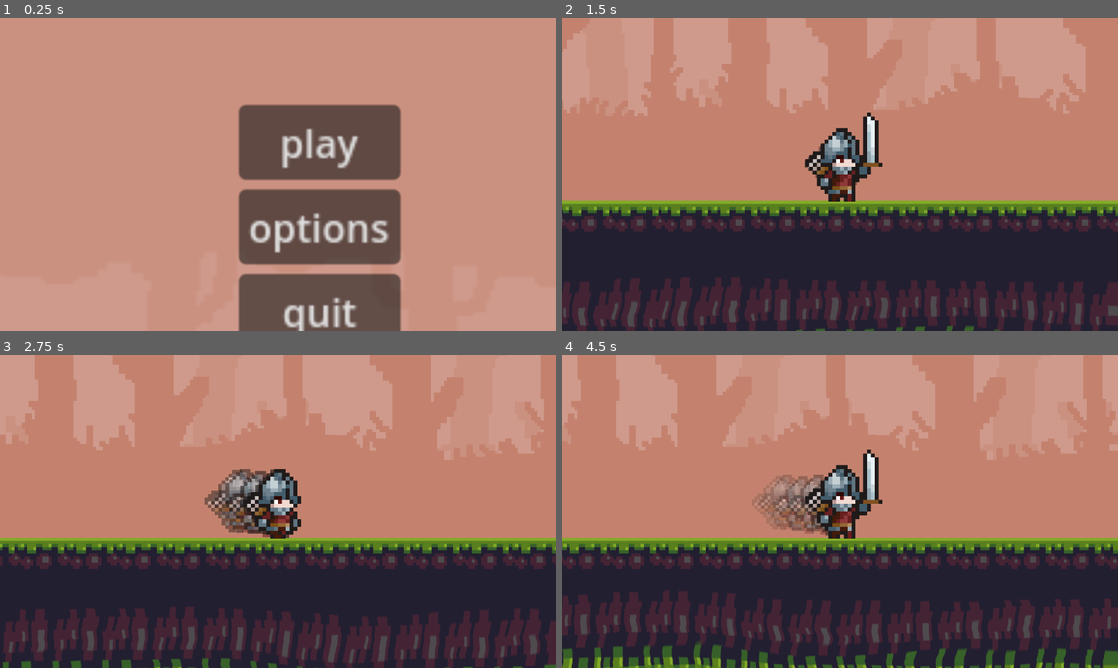
Above: before the commit, frames 1-4 (two rows, left to right).
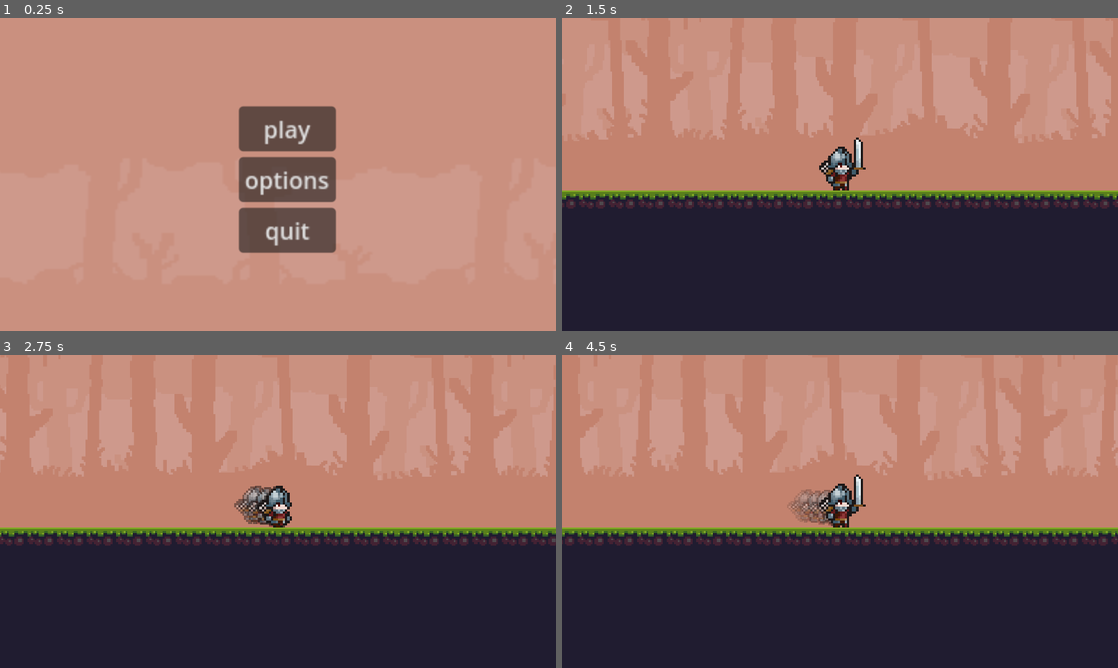
Above: after the commit, the same moments.

Repository: hyhy111/2dplatformer
Game: Godot game, scene res://Scenes/menu.tscn
Same seed, same stepped clock (60 frames per second), same inputs: the game is played once before the commit and once after it. The project has no main scene, so this scene is started directly.
Inputs:
- Up to frame 1 (0.25 s): no input
- Up to frame 2 (1.5 s): click "play" at 0.5 s; hold Right (ui_right) from 1.28 s (still down); hold J (attack) from 1.28 s (still down)
- Up to frame 3 (2.75 s): keep holding Right (ui_right); tap K (jump) at 1.52, 2.27 s; release J (attack) at 2.03 s; tap J (attack) at 2.1 s
- Up to frame 4 (4.5 s): release Right (ui_right) at 2.78 s; hold Left (ui_left) 2.78-3.53 s; hold J (attack) 2.78-3.53 s; hold Right (ui_right) from 3.53 s (still down); tap J (attack) at 3.6 s; tap K (jump) at 3.77 s; hold J (attack) from 4.28 s (still down)

The runs differ from the first frame. In frame 1, 15% of the frame differs, in the area x 42-73%, y 27-100%; in frame 2, 30%; in frame 3, 33%; in frame 4, 35%, in the area x 0-100%, y 0-100%.

Commit message:
角色增加了攻击时的泛光特效

Diff:
--- a/Scenes/character.tscn
+++ b/Scenes/character.tscn
@@ -1,7 +1,7 @@
 [gd_scene load_steps=69 format=3 uid="uid://7ew083rm0chl"]
 
 [ext_resource type="Script" uid="uid://cm8liqxjo3w5t" path="res://Scripts/character.gd" id="1_pu2lt"]
-[ext_resource type="Shader" uid="uid://d1aabynni0mi2" path="res://Shaders/dissolve_shader.gdshader" id="2_vgqql"]
+[ext_resource type="Shader" uid="uid://d1aabynni0mi2" path="res://Shaders/character_shader.gdshader" id="2_vgqql"]
 [ext_resource type="Texture2D" uid="uid://cwwkoikf6w422" path="res://Assets/player/Soldier.png" id="3_fkybt"]
 [ext_resource type="Script" uid="uid://bhwyf1goyq8s3" path="res://Scripts/state_machine.gd" id="4_tx1dd"]
 [ext_resource type="Script" uid="uid://cjljpcwpfvak8" path="res://Scripts/States/idle_state.gd" id="5_tx1dd"]
@@ -30,6 +30,10 @@
 shader_parameter/noise_texture = SubResource("NoiseTexture2D_344ge")
 shader_parameter/edge_color = Color(0.773057, 0, 0.118761, 1)
 shader_parameter/edge_width = 0.1
+shader_parameter/magic_color = Color(1, 0, 1, 1)
+shader_parameter/replace_color = Color(2.83971e-06, 0.47537, 0.486967, 1)
+shader_parameter/glow_intensity = 25.0
+shader_parameter/tolerance = 0.01
 
 [sub_resource type="AtlasTexture" id="AtlasTexture_h4iuc"]
 atlas = ExtResource("3_fkybt")
@@ -465,8 +469,9 @@
 [node name="AnimatedSprite2D" type="AnimatedSprite2D" parent="."]
 material = SubResource("ShaderMaterial_6bp64")
 sprite_frames = SubResource("SpriteFrames_b3802")
-animation = &"fall"
+animation = &"attack1"
 autoplay = "idle"
+frame = 3
 
 [node name="Camera2D" type="Camera2D" parent="."]
 zoom = Vector2(1.6, 1.6)
--- a/Scenes/main.tscn
+++ b/Scenes/main.tscn
@@ -1,10 +1,14 @@
-[gd_scene load_steps=12 format=4 uid="uid://dhx4w8ei1ulc7"]
+[gd_scene load_steps=13 format=4 uid="uid://dhx4w8ei1ulc7"]
 
 [ext_resource type="Texture2D" uid="uid://l2me87wnct4j" path="res://Assets/scene/background.png" id="1_bo1nx"]
 [ext_resource type="Texture2D" uid="uid://1sdmiu5gikox" path="res://Assets/scene/tileset_64x64(new).png" id="2_8gbba"]
 [ext_resource type="PackedScene" uid="uid://7ew083rm0chl" path="res://Scenes/character.tscn" id="5_21xkr"]
 [ext_resource type="Shader" uid="uid://d3kec07mdnlgi" path="res://Shaders/water_shader.gdshader" id="5_kry3j"]
 [ext_resource type="Script" uid="uid://bhnxcc4v0bxf3" path="res://Scripts/water.gd" id="6_21xkr"]
+
+[sub_resource type="Environment" id="Environment_kry3j"]
+background_mode = 3
+glow_enabled = true
 
 [sub_resource type="TileSetAtlasSource" id="TileSetAtlasSource_jjvhh"]
 texture = ExtResource("2_8gbba")
@@ -113,16 +117,19 @@
 
 [sub_resource type="ShaderMaterial" id="ShaderMaterial_21xkr"]
 shader = ExtResource("5_kry3j")
-shader_parameter/CAST_COLOR = Color(0, 0, 0, 1)
+shader_parameter/CAST_COLOR = Color(0, 0, 0, 0)
 shader_parameter/fast_noise = SubResource("NoiseTexture2D_6bp64")
 shader_parameter/speed = Vector2(0.03, 0.07)
 shader_parameter/wave_strength = 2.0
 shader_parameter/scale_y = 650.0
-shader_parameter/y_zoom = 1.12697
+shader_parameter/y_zoom = 1.65
 
 [sub_resource type="CanvasTexture" id="CanvasTexture_6bp64"]
 
 [node name="Main" type="Node2D"]
+
+[node name="WorldEnvironment" type="WorldEnvironment" parent="."]
+environment = SubResource("Environment_kry3j")
 
 [node name="Background" type="Node2D" parent="."]
 z_index = -2
--- /dev/null
+++ b/Shaders/character_shader.gdshader
@@ -0,0 +1,46 @@
+shader_type canvas_item;
+
+// --- 原有溶解参数 ---
+uniform float progress : hint_range(0.0, 1.1, 0.01) = 0.0;
+uniform sampler2D noise_texture;
+uniform vec4 edge_color : source_color = vec4(1.0, 0.5, 0.0, 1.0);
+uniform float edge_width : hint_range(0.0, 0.1) = 0.05;
+
+// 这里默认设为洋红色 (R:1, G:0, B:1)，你可以用吸管吸你图里的特殊色
+uniform vec4 magic_color : source_color = vec4(1.0, 0.0, 1.0, 1.0);
+// 替换后的颜色（你想让它最后显示成什么颜色？比如白色）
+uniform vec4 replace_color : source_color = vec4(1.0, 1.0, 1.0, 1.0);
+// 发光强度
+uniform float glow_intensity = 4.0;
+// 容差（防止压缩导致的颜色不纯，稍微给点容错）
+uniform float tolerance : hint_range(0.0, 0.1) = 0.01;
+
+void fragment() {
+    vec4 current_color = texture(TEXTURE, UV);
+    float noise_value = texture(noise_texture, UV).r;
+
+    // 1. 溶解逻辑
+    if (noise_value < progress - edge_width) {
+        discard;
+    }
+    else if (noise_value < progress) {
+        COLOR = edge_color;
+    }
+    // 2. magic_color 替换逻辑
+    else {
+        // 计算当前像素颜色和 magic_color 的距离
+        float dist = distance(current_color.rgb, magic_color.rgb);
+
+        // 如果是magic_color
+        if (dist <= tolerance && current_color.a > 0.01) {
+            // 把它替换成目标颜色，并乘上强度让它发光
+            COLOR.rgb = replace_color.rgb * glow_intensity;
+            COLOR.a = current_color.a; // 保持原有透明度
+        } else {
+            // 不是 magic_color，保持原样
+            COLOR = current_color;
+        }
+    }
+
+    COLOR.a *= current_color.a;
+}
--- a/Shaders/dissolve_shader.gdshader
+++ /dev/null
@@ -1,28 +0,0 @@
-shader_type canvas_item;
-
-uniform float progress : hint_range(0.0, 1.1, 0.01) = 0.0; // 范围扩大到1.1，确保完全消失
-uniform sampler2D noise_texture;
-
-uniform vec4 edge_color : source_color = vec4(1.0, 0.5, 0.0, 1.0); // 默认为橙色
-uniform float edge_width : hint_range(0.0, 0.1) = 0.05;
-
-void fragment() {
-    vec4 current_color = texture(TEXTURE, UV);
-    float noise_value = texture(noise_texture, UV).r;
-
-    // 如果噪声值小于进度减去边缘宽度，则完全消失
-    if (noise_value < progress - edge_width) {
-        discard;
-    }
-    // 如果噪声值在边缘范围内，则显示边缘颜色
-    else if (noise_value < progress) {
-        COLOR = edge_color;
-    }
-    // 否则，正常显示原始颜色
-    else {
-        COLOR = current_color;
-    }
-
-    // 确保精灵本身透明的部分不受影响
-    COLOR.a *= current_color.a;
-}
--- a/Shaders/water_shader.gdshader
+++ b/Shaders/water_shader.gdshader
@@ -1,52 +1,45 @@
-
 shader_type canvas_item;
 
-//在检查器中添加颜色选择器
 uniform vec4 CAST_COLOR : source_color;
-
-//获取底层屏幕纹理
-uniform sampler2D SCREEN_TEXTURE : hint_screen_texture;
-
-//在检查器中添加噪声资源（用于快速噪声）
+uniform sampler2D SCREEN_TEXTURE : hint_screen_texture, filter_nearest; // 必须保留 filter_nearest
 uniform sampler2D fast_noise : repeat_enable;
-
-//波浪移动的速度
 uniform vec2 speed = vec2(0.03, 0.07);
-
-//波浪的强度
 uniform float wave_strength = 2;
-
-//当编辑器更改时的缩放和缩放参数（从脚本设置）
 uniform float scale_y;
 uniform float y_zoom;
 
 void vertex() {
-    //上下移动
     VERTEX.y += sin(TIME) * 0.01;
 }
 
 void fragment() {
-    //获取涟漪噪声
     vec2 uv = UV + speed * TIME;
-
-    //从快速噪声中获取噪声
     vec2 noise = texture(fast_noise, uv).rg;
-
-    //获取着色器所在对象的尺寸
     float uv_height = (SCREEN_PIXEL_SIZE.y / TEXTURE_PIXEL_SIZE.y);
 
-    //计算反射来自哪里
+    // 计算反射坐标
     vec2 reflected_uv = vec2(SCREEN_UV.x, SCREEN_UV.y - (uv_height * UV.y * scale_y * y_zoom));
 
-    //获取反射像素
-    vec4 reflection = texture(SCREEN_TEXTURE, reflected_uv);
-    //无波浪反射
-    //COLOR = reflection + CAST_COLOR
+    // 计算最终带波浪的坐标
+    vec2 final_uv = reflected_uv + noise * y_zoom * (wave_strength / 100.0);
 
-    //计算涟漪的波浪
-    vec4 waves = texture(SCREEN_TEXTURE, reflected_uv + noise * y_zoom * (wave_strength / 100.0));
+    // 【修复1】从 SCREEN_TEXTURE 获取颜色
+    vec4 waves = texture(SCREEN_TEXTURE, final_uv);
 
-    //应用波浪涟漪和选定的颜色
-    COLOR =  waves + CAST_COLOR ;
+    // 【修复2】不要用加法 (+)，改用 mix (混合)
+    // 加法会导致颜色爆表变白。这里假设 CAST_COLOR 是你想给水染的颜色
+    // 0.3 是混合强度，你可以根据需要调整
+    vec4 final_color = mix(waves, CAST_COLOR, CAST_COLOR.a * 0.5);
+
+    // 【修复3：核心】消除顶部灰线
+    // 如果 UV.y 非常靠近顶部（0.0 到 0.05），强制把透明度降为 0
+    // smoothstep 会在 0.0 到 0.05 之间产生一个平滑的过渡（0 -> 1）
+    // 这样水面和地面的接缝处会有一点点渐变透明，完美掩盖那条灰线
+    float edge_mask = smoothstep(0.0, 0.05, UV.y);
+
+    // 应用颜色
+    COLOR = final_color;
+    // 应用边缘遮罩
+    COLOR.a *= edge_mask;
 
 }
--- a/project.godot
+++ b/project.godot
@@ -16,6 +16,8 @@
 
 [display]
 
+window/size/viewport_width=1920
+window/size/viewport_height=1080
 window/stretch/mode="viewport"
 window/stretch/aspect="expand"
 
@@ -86,5 +88,5 @@
 
 [rendering]
 
-renderer/rendering_method="gl_compatibility"
-renderer/rendering_method.mobile="gl_compatibility"
+viewport/hdr_2d=true
+viewport/transparent_background=true
Not shown, added: Assets/player/Soldier-remake.png.import
Binary file changed: Assets/player/Soldier.png
Renamed: Shaders/dissolve_shader.gdshader.uid -> Shaders/character_shader.gdshader.uid
Not shown, added: Assets/player/Soldier.png.orgin
